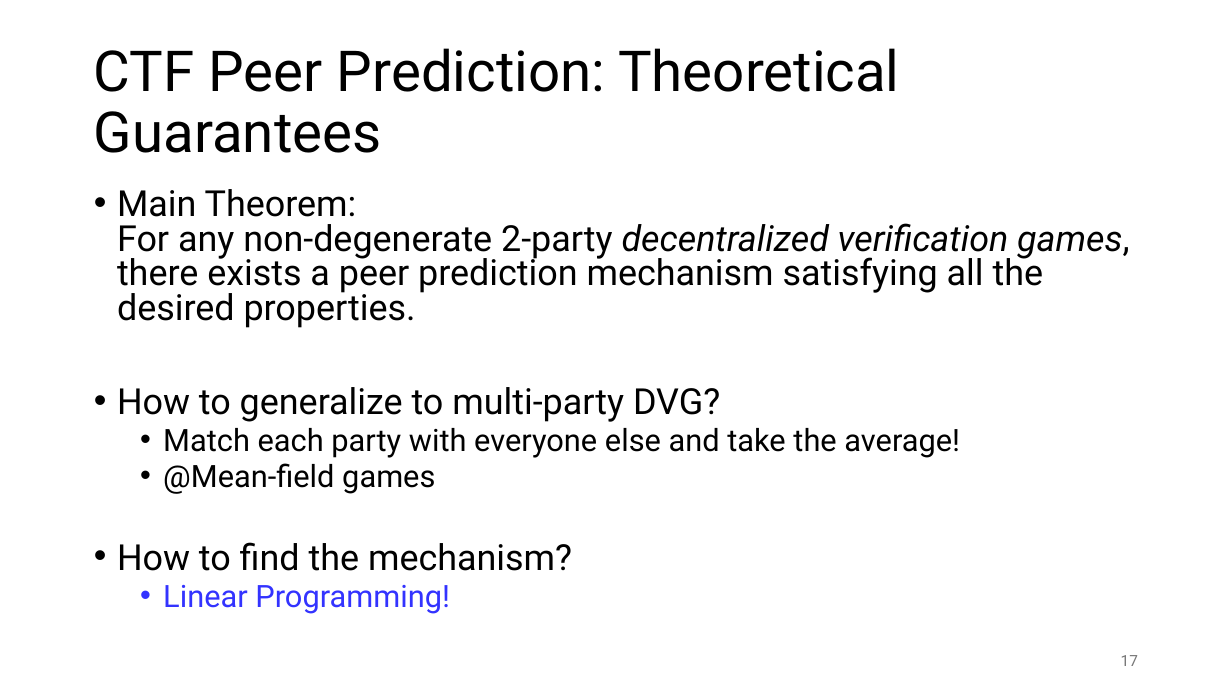
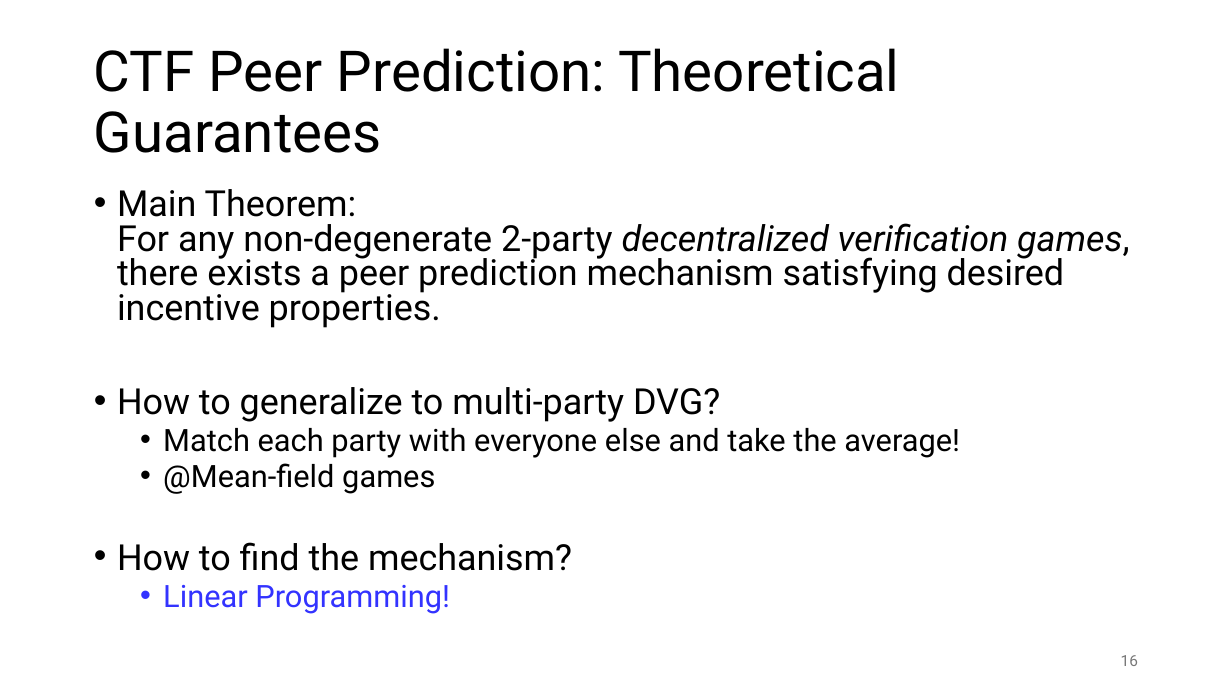
Before and after one commit to wiku30/wiku30.github.io, a slide deck: slide 16 of 2024/VeriPP/VeriPP_informs.pptx (slide 17 before the commit). Drawn at 1232x693 pixels with LibreOffice and Linux fonts; fonts in the diff are those of the drawing. Boxes give left, top, right and bottom in pixels: in the first picture for what was removed or moved away, otherwise in the second. Text is boxed around its words. In the diff, an @@ line names an element or a change of style, - is before the commit and + after.

Commit message:
aa

```diff
--- a/2024/VeriPP/VeriPP_informs.pptx
+++ b/2024/VeriPP/VeriPP_informs.pptx
@@ text at [117,189,1130,328]: text changed @@
-• Main Theorem:
-  For any non-degenerate 2-party decentralized verification games, there exists a peer prediction mechanism satisfying all the desired properties.
+• Main Theorem:
+  For any non-degenerate 2-party decentralized verification games, there exists a peer prediction mechanism satisfying desired incentive properties.
@@ page number at [1121,655,1138,666]: text changed @@
-17
+16
```
Also in this commit, not shown: 4 other slides changed, 5 slides added, 3 slides removed.
